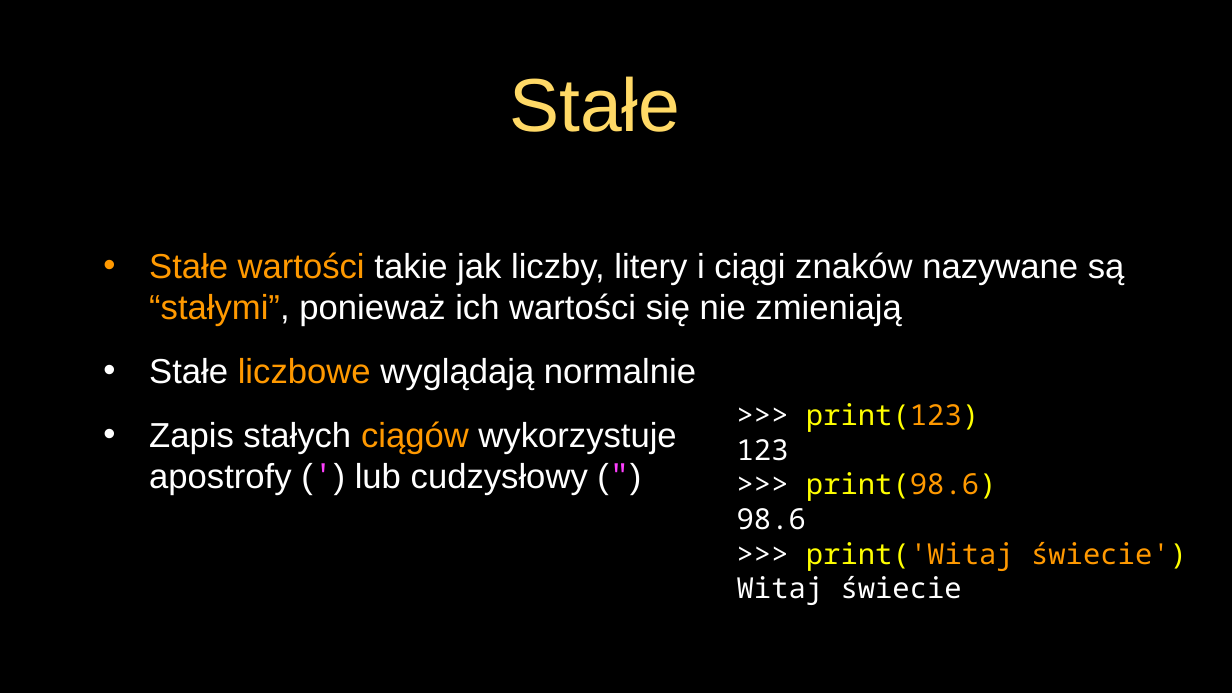
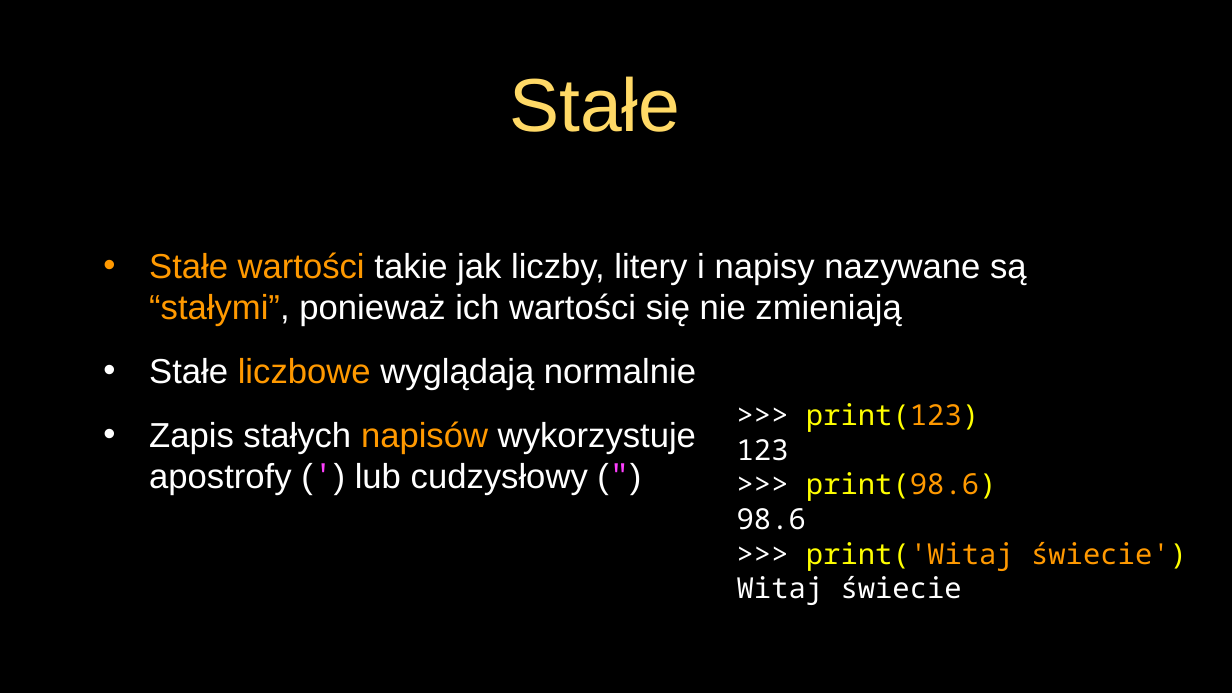
Before and after one commit to andre-wojtowicz/py4e-pl, a slide deck: slide 2 of lectures3/Pythonlearn-02-Expressions-PL.pptx. Drawn at 1232x693 pixels with LibreOffice and Linux fonts; fonts in the diff are those of the drawing. Boxes give left, top, right and bottom in pixels: in the first picture for what was removed or moved away, otherwise in the second. Text is boxed around its words. In the diff, an @@ line names an element or a change of style, - is before the commit and + after.

```diff
--- a/lectures3/Pythonlearn-02-Expressions-PL.pptx
+++ b/lectures3/Pythonlearn-02-Expressions-PL.pptx
@@ text at <box>149,252,1027,326</box>: text changed @@
-• Stałe wartości takie jak liczby, litery i ciągi znaków nazywane są “stałymi”, ponieważ ich wartości się nie zmieniają
+• Stałe wartości takie jak liczby, litery i napisy nazywane są “stałymi”, ponieważ ich wartości się nie zmieniają
@@ text at <box>149,421,696,495</box>: text changed @@
-• Zapis stałych ciągów wykorzystuje
-  apostrofy (') lub cudzysłowy (")
+• Zapis stałych napisów wykorzystuje
+  apostrofy (') lub cudzysłowy (")
```
Also in this commit, not shown: 6 other slides changed, 14 other files.
